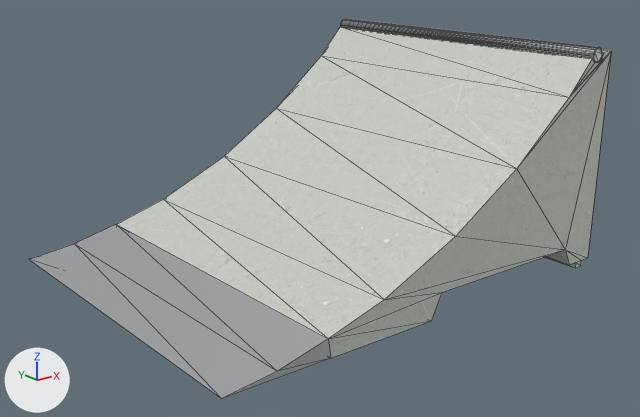
The glTF model public/katalog/modelle/coping-ramp-75.gltf as it was, and as the next commit left it.
The view is the same before and after, from a camera (50 mm lens) standing at (-1.791, -2.302, 1.102) and looking at (-0.001, -0.066, 0.207). The axes (+X, +Y, +Z) are drawn at lower left. The lights are the same throughout. The first picture is the older version. Mesh edges are drawn as thin lines. Vertices at exactly the same position are counted once.

In view in the first picture: 'SK0012_Coping_Ramp_-75.001'.
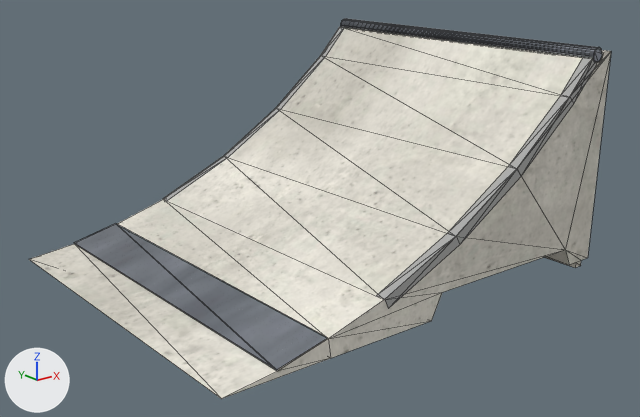
The change, as a list of edits to the scene's bpy script:
```text
Add img_coping_ramp_75_farbe:
    img_coping_ramp_75_farbe = load_image('coping-ramp-75_farbe', 'texturen/coping-ramp-75_farbe.jpg', 2048, 2048, 'sRGB')
Add img_coping_ramp_75_normal:
    img_coping_ramp_75_normal = load_image('coping-ramp-75_normal', 'texturen/coping-ramp-75_normal.jpg', 2048, 2048, 'Non-Color')
Add mat_kantenwinkel_web_019:
    mat_kantenwinkel_web_019 = bpy.data.materials.new('Kantenwinkel_web.019')
    # uses the picture img_coping_ramp_75_farbe
    # uses the picture img_coping_ramp_75_normal
Add mat_stahl_web_024:
    mat_stahl_web_024 = bpy.data.materials.new('Stahl_web.024')
    # uses the picture img_coping_ramp_75_farbe
    # uses the picture img_coping_ramp_75_normal
Add mat_beton_web_030:
    mat_beton_web_030 = bpy.data.materials.new('Beton_web.030')
    # uses the picture img_coping_ramp_75_farbe
    # uses the picture img_coping_ramp_75_normal
Change me_sk0012_coping_ramp__75_001:
    used by ob_sk0012_coping_ramp__75_001; location = (0.0, 0.0, 0.0)
    remove me_sk0012_coping_ramp__75_001.from_pydata(...)  # 124 vertices, 242 faces; spans x -0.76..0.76, y -0.62..0.62, z 0.0..0.75
    add me_sk0012_coping_ramp__75_001.from_pydata(...)  # 223 vertices, 420 faces; spans x -0.76..0.76, y -0.63..0.63, z 0.0..0.75
    me_sk0012_coping_ramp__75_001 part 1: a new loose piece of 15 vertices spanning x -0.22..0.68, y -0.63..-0.59, z 0.09..0.72, in mat_kantenwinkel_web_019
    me_sk0012_coping_ramp__75_001 part 2: a new loose piece of 15 vertices spanning x -0.22..0.68, y 0.59..0.63, z 0.09..0.72, in mat_kantenwinkel_web_019
    me_sk0012_coping_ramp__75_001 part 3
    44 faces are deleted
    69 vertices are added at x -0.76..0.74, y -0.62..0.62, z 0.0..0.08
    184 new faces join them, mat_beton_web_030
    6 new faces join them, mat_stahl_web_024
    me_sk0012_coping_ramp__75_001 part 4: 41 faces spanning x -0.42..0.76, y -0.62..0.62, z 0.02..0.73 switch from mat_beton to mat_beton_web_030
    me_sk0012_coping_ramp__75_001 part 5: 1 face spanning x -0.76..-0.41, y -0.62, z 0.0..0.02 switches from mat_stahl (white #e1e2e5) to mat_beton_web_030
    me_sk0012_coping_ramp__75_001 part 6: 156 faces spanning x 0.66..0.71, y -0.62..0.62, z 0.7..0.75 switch from mat_stahl (white #e1e2e5) to mat_stahl_web_024
    add me_sk0012_coping_ramp__75_001.materials.append(mat_kantenwinkel_web_019)
```

What differs and where, as boxes (x1, y1, x2, y2) in the pictures (640 x 417 px):
part 1 of me_sk0012_coping_ramp__75_001, added: after (376, 57, 597, 308)
part 2 of me_sk0012_coping_ramp__75_001, added: after (163, 26, 345, 201)
part 3 of me_sk0012_coping_ramp__75_001, built on: (29, 54, 611, 399) in both
part 4 of me_sk0012_coping_ramp__75_001, recoloured: (164, 27, 610, 339) in both
part 5 of me_sk0012_coping_ramp__75_001, recoloured: (224, 359, 328, 398) in both
part 6 of me_sk0012_coping_ramp__75_001, recoloured (darker): (341, 18, 602, 62) in both
